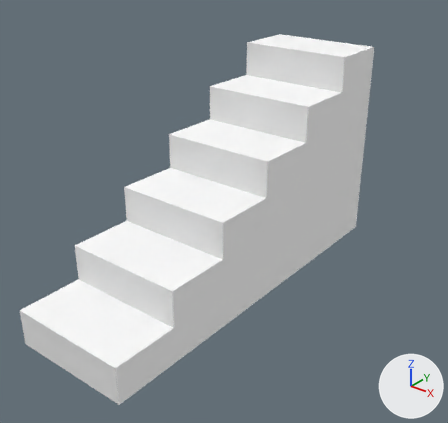
The OBJ model Models/pz_stairs.obj, before and after one commit.
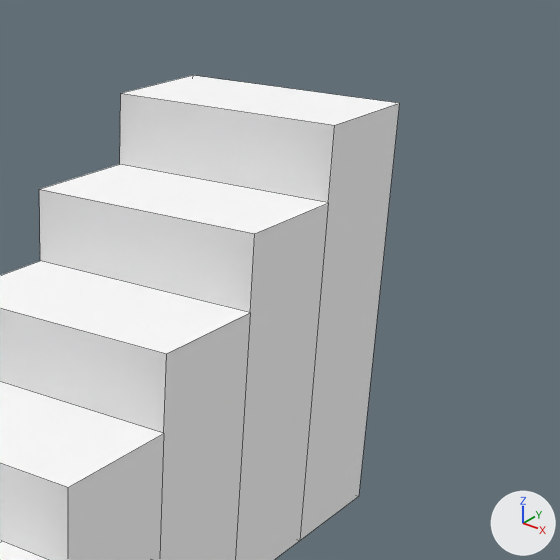
Old and new are each drawn whole from a 50 mm camera at (2.76, -3.35, 2.69) aimed at (-0.09, 0.21, 0.48) and again close up on the part from 43% to 100% of the width and 0% to 61% of the height. The lights are fixed; the arrows at lower right show +X, +Y and +Z. The first two pictures are the older version. The close-ups show mesh edges as thin lines. Where no turn or scale is listed for an object, it has been applied to the vertices.

Names of what the first close-up shows: 'pz_stairs'.
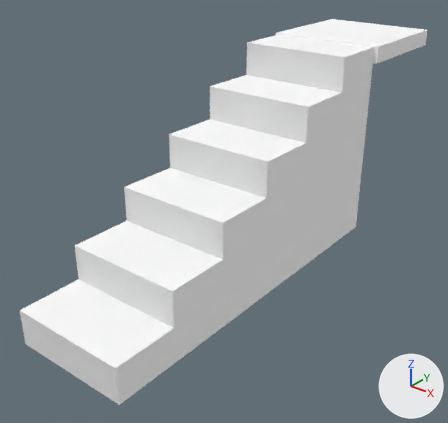
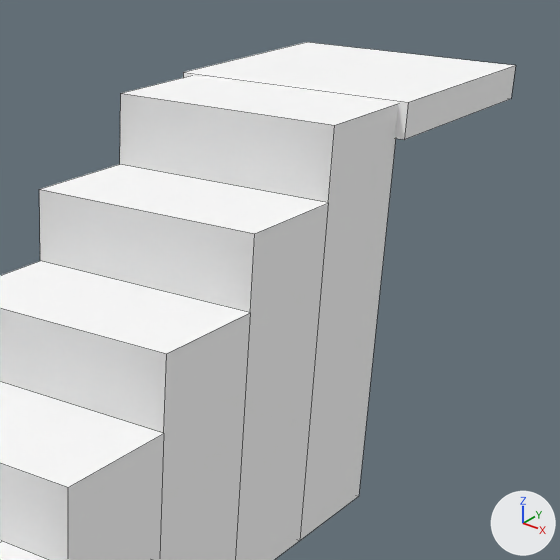
The edits, one by one:
me_pz_stairs is used by ob_pz_stairs; location (0.0, 0.0, 0.0).
Verts and faces of me_pz_stairs; kept vertices keep their numbers, new ones are numbered from 38.
me_pz_stairs had 38 vertices, 31 faces and spanned x -0.47..0.47, y -1.5..1.5, z 0.0..1.67.
me_pz_stairs now has 46 vertices, 37 faces and spans x -0.51..0.51, y -1.5..2.51, z 0.0..1.68.
Part 1, on me_pz_stairs:
New vertex 38 is at (-0.51, 1.49, 1.68), pixel (183, 72).
New vertex 39 is at (-0.51, 2.51, 1.68), pixel (306, 42).
New vertex 40 is at (-0.51, 1.49, 1.54).
New vertex 41 is at (-0.51, 2.51, 1.54).
New vertices 42 to 45 stand at vertices 38 to 41, in that order, plus (1.02, 0.0, 0.0).
New faces: (38, 42, 43, 39), (39, 43, 45, 41), (38, 40, 44, 42), (38, 39, 41, 40), (42, 44, 45, 43) (mat_stuff (its picture is missing)).
New faces: (40, 41, 45, 44) (mat_stuff_deep (its picture is missing)).

Boxes (x1, y1, x2, y2) around the edits, measured in the close-ups (560 x 560 px):
'pz_stairs', reshaped: before (0, 75, 399, 560); after (0, 42, 516, 560)
part 1 of me_pz_stairs, added: after (183, 42, 516, 140)
